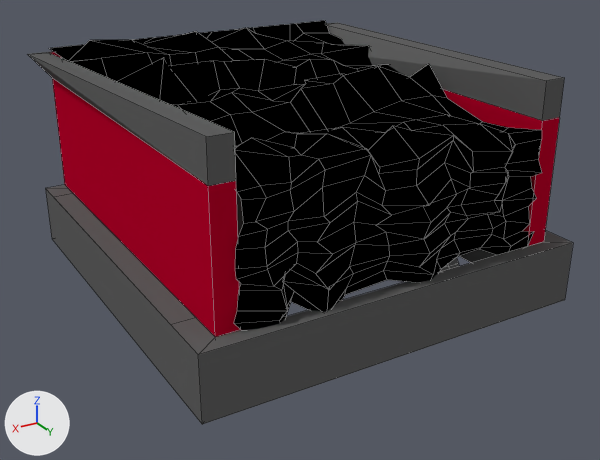
One commit to the Blender file narrowgauge/george-england-tender-scarlet.blend: the scene before it, then after it.
Both versions are drawn from a 50 mm camera at (1.44, 5.74, 1.66) aimed at (-0.01, 3.32, 0.45). The axes (+X, +Y, +Z) are drawn at lower left. The lights are the same throughout. Mesh edges are drawn as thin lines.
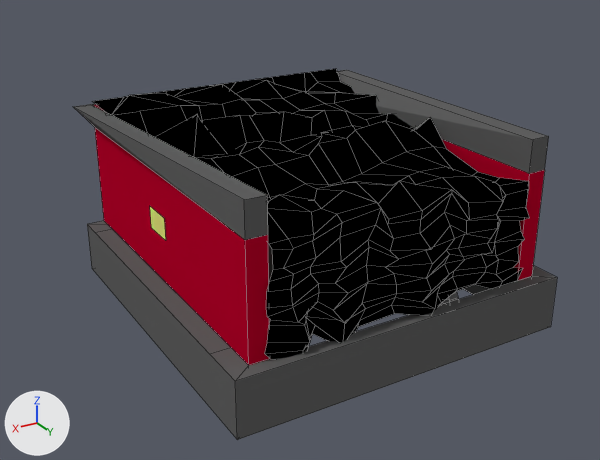
Pixel boxes [x1, y1, x2, y2] of what changed, in the pictures (600 x 460 px):
'Cube_001', moved, rescaled (11% narrower, 6% shorter): before [49, 20, 542, 330]; after [93, 69, 530, 359]
'Cube.004', moved, rescaled (11% narrower, 6% shorter): before [28, 22, 564, 337]; after [74, 70, 549, 365]
'Cube_005', moved, rescaled (11% narrower, 8% shorter): before [46, 185, 573, 424]; after [87, 221, 557, 440]
'Plane.019', added: after [150, 207, 166, 240]

The change in detail:
Object 'Cube_005' (ob_cube_005) moves from (0.004, 4.23, -0.107) to (-0.028, 4.195, -0.165).
Object 'Cube_005' (ob_cube_005) is rescaled from (0.585, 0.552, 0.777) to (0.521, 0.491, 0.692).
Object 'Cube.004' (ob_cube_004) moves from (0.004, 4.23, -0.107) to (-0.028, 4.195, -0.165).
Object 'Cube.004' (ob_cube_004) is rescaled from (0.585, 0.552, 0.777) to (0.521, 0.491, 0.692).
Object 'Cube_001' (ob_cube_001) moves from (0.004, 4.23, -0.107) to (-0.028, 4.195, -0.165).
Object 'Cube_001' (ob_cube_001) is rescaled from (0.777, 0.585, 0.552) to (0.692, 0.521, 0.491).
Object 'Plane.019' (ob_plane_019) is new; it shows a copy of the mesh of ob_plane_010.
Its location is (1.058, 3.564, 0.109).
Its rotation in degrees is (90, 0, -270).
Its scale is (0.318, 0.318, 0.654).
